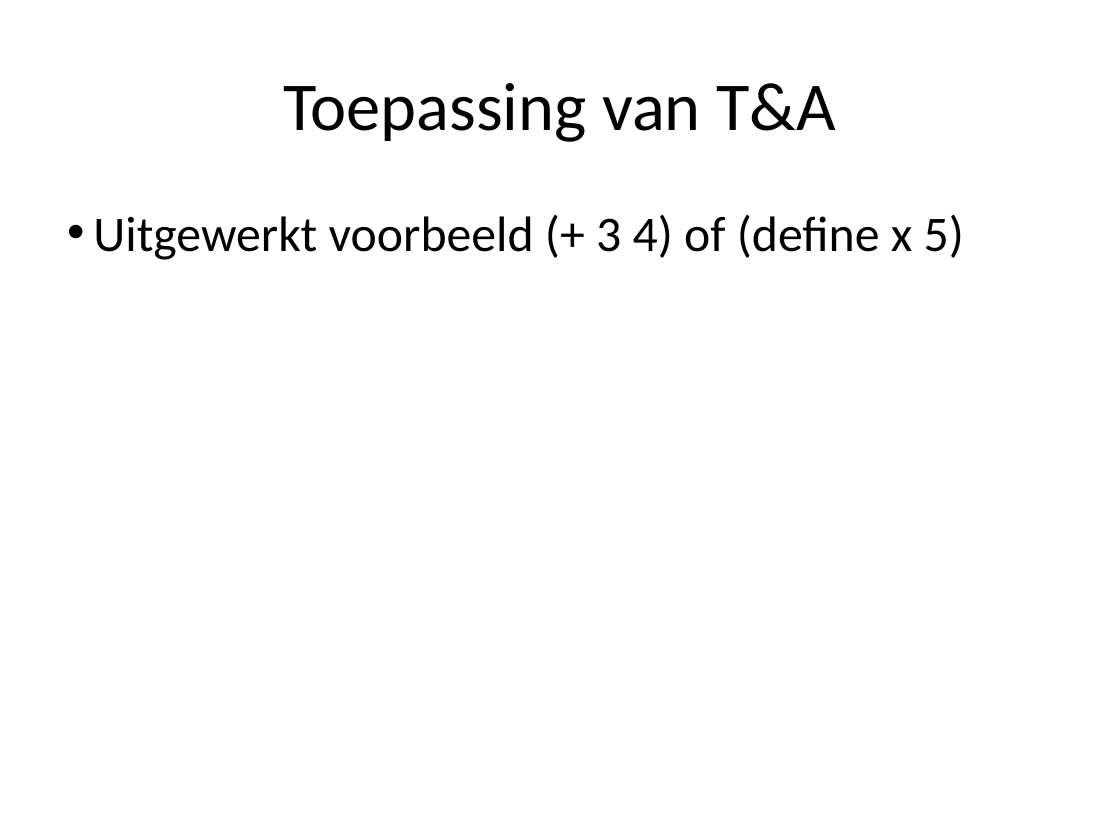
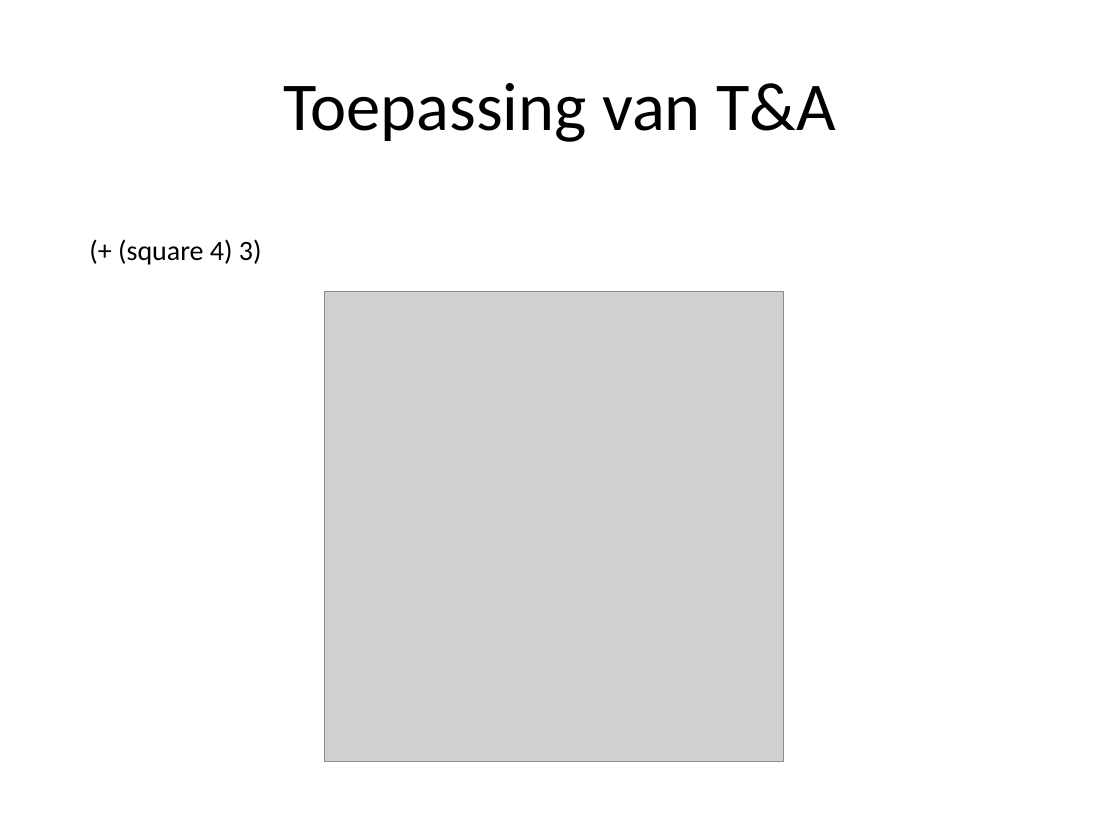
Before and after one commit to desmetr/SchemeInterpreter, a slide deck: slide 8 of Scheme_Interpreter_2.pptx. Drawn at 1120x840 pixels with LibreOffice and Linux fonts; fonts in the diff are those of the drawing; grey boxes stand for pictures. Boxes give left, top, right and bottom in pixels: in the first picture for what was removed or moved away, otherwise in the second. Text is boxed around its words. In the diff, an @@ line names an element or a change of style, - is before the commit and + after.

```diff
--- a/Scheme_Interpreter_2.pptx
+++ b/Scheme_Interpreter_2.pptx
@@ text removed at (93, 214, 964, 260) @@
-• Uitgewerkt voorbeeld (+ 3 4) of (define x 5)
@@ text added at (118, 239, 262, 265), 18 pt, text #000000 @@
+(+ (square 4) 3)
@@ picture added at (325, 291, 784, 762) @@
```
Also in this commit, not shown: 2 other slides changed.
